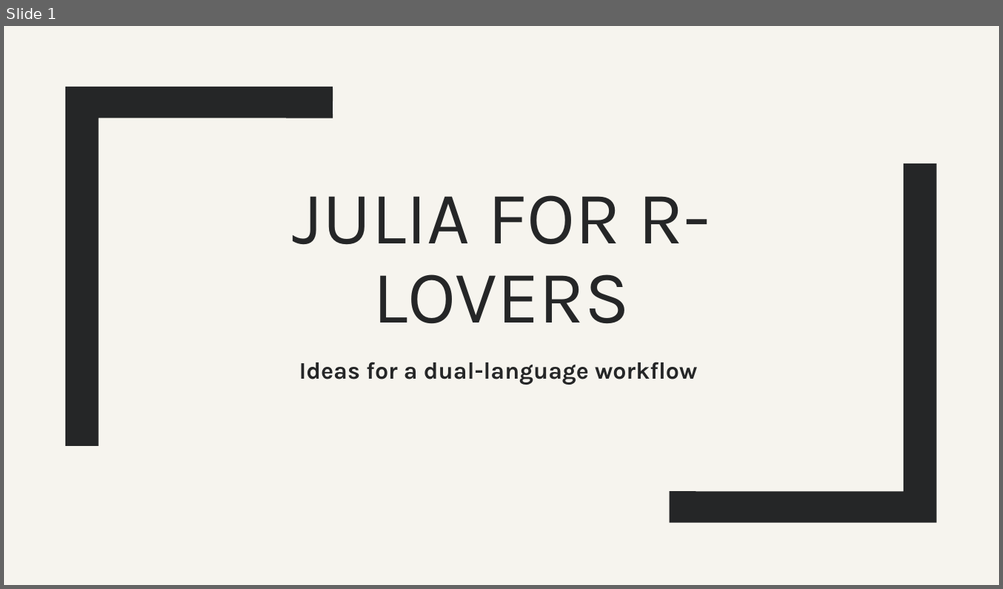
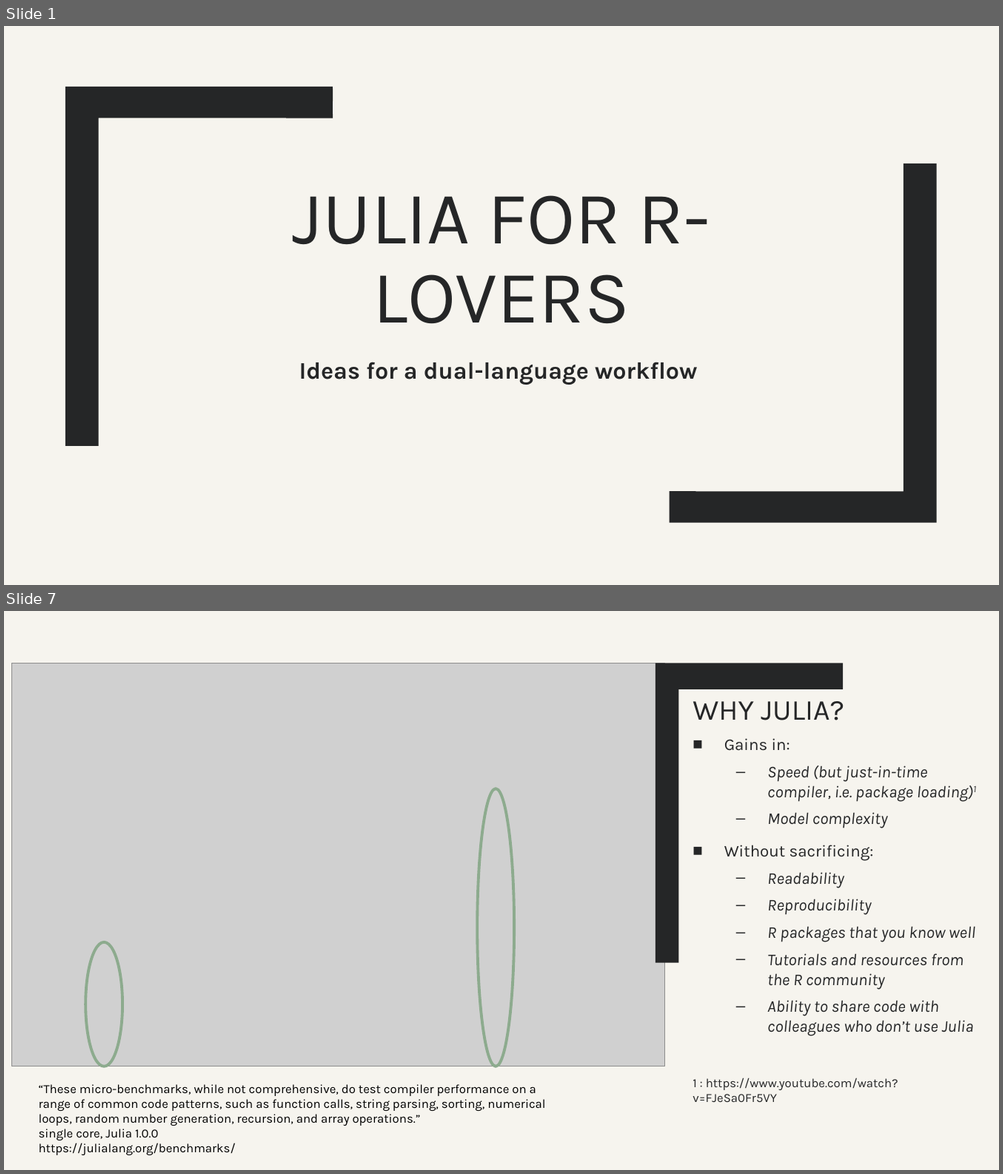
Before and after one commit to kyla-mcconnell/juliaR, a slide deck: JuliaforRLovers.pptx. Shown one above the other, each under a label of ours: slide 1 before the commit, slides 1 and 7 after it; the slides between them are not shown. The pictures are 1003x589 and 1003x1174 pixels, drawn with LibreOffice and Linux fonts; fonts in the diff are those of the drawing; grey boxes stand for pictures. Boxes give left, top, right and bottom in pixels: in the first picture for what was removed or moved away, otherwise in the second. Text is boxed around its words. In the diff, an @@ line names an element or a change of style, - is before the commit and + after.

```diff
--- a/JuliaforRLovers.pptx
+++ b/JuliaforRLovers.pptx
@@ slide 7 added at (x1=4, y1=611, x2=999, y2=1170), background #F6F4EE @@
@@ rectangle added at (x1=4, y1=611, x2=999, y2=1170), fill #F6F4EE @@
@@ rectangle added at (x1=42, y1=611, x2=62, y2=1170), fill #252627 @@
@@ picture added at (x1=11, y1=664, x2=664, y2=1067) @@
@@ freeform shape added at (x1=655, y1=664, x2=842, y2=963), fill #252627 @@
@@ title added at (x1=692, y1=701, x2=844, y2=721), 28 pt, text #252627 @@
+WHY JULIA?
@@ text added at (x1=692, y1=738, x2=976, y2=1102), 16 pt, text #252627, italic @@
+■ Gains in:
+  – Speed (but just-in-time compiler, i.e. package loading)1
+  – Model complexity
+■ Without sacrificing:
+  – Readability
+  – Reproducibility
+  – R packages that you know well
+  – Tutorials and resources from the R community
+  – Ability to share code with colleagues who don’t use Julia
+1 : https://www.youtube.com/watch?v=FJeSa0Fr5VY
@@ ellipse added at (x1=477, y1=789, x2=514, y2=1067), outline #8DAB8E 2.75 pt @@
@@ ellipse added at (x1=85, y1=943, x2=122, y2=1067), outline #8DAB8E 2.75 pt @@
@@ text added at (x1=39, y1=1085, x2=545, y2=1156), 12 pt, text #000000 @@
+“These micro-benchmarks, while not comprehensive, do test compiler performance on a range of common code patterns, such as function calls, string parsing, sorting, numerical loops, random number generation, recursion, and array operations.”
+single core, Julia 1.0.0
+https://julialang.org/benchmarks/
```
Also in this commit, not shown: 4 slides changed, 2 other slides added, 1 slide removed, 1 other file.
